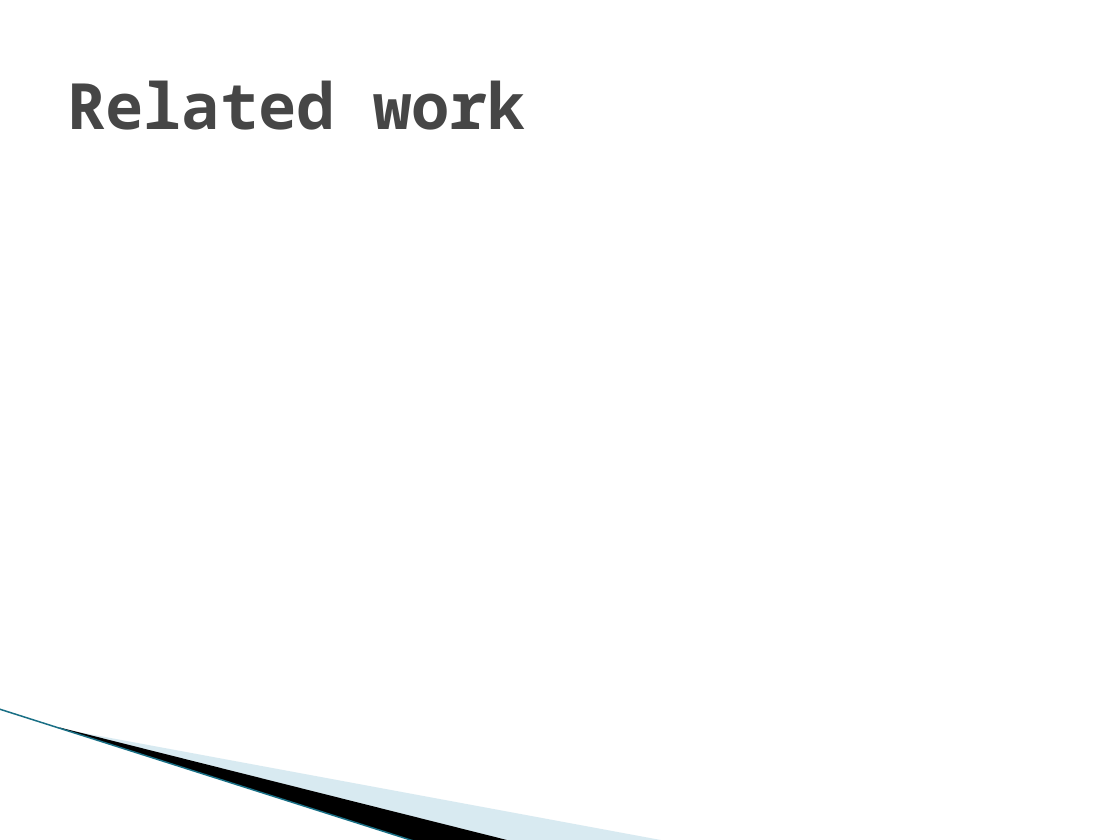
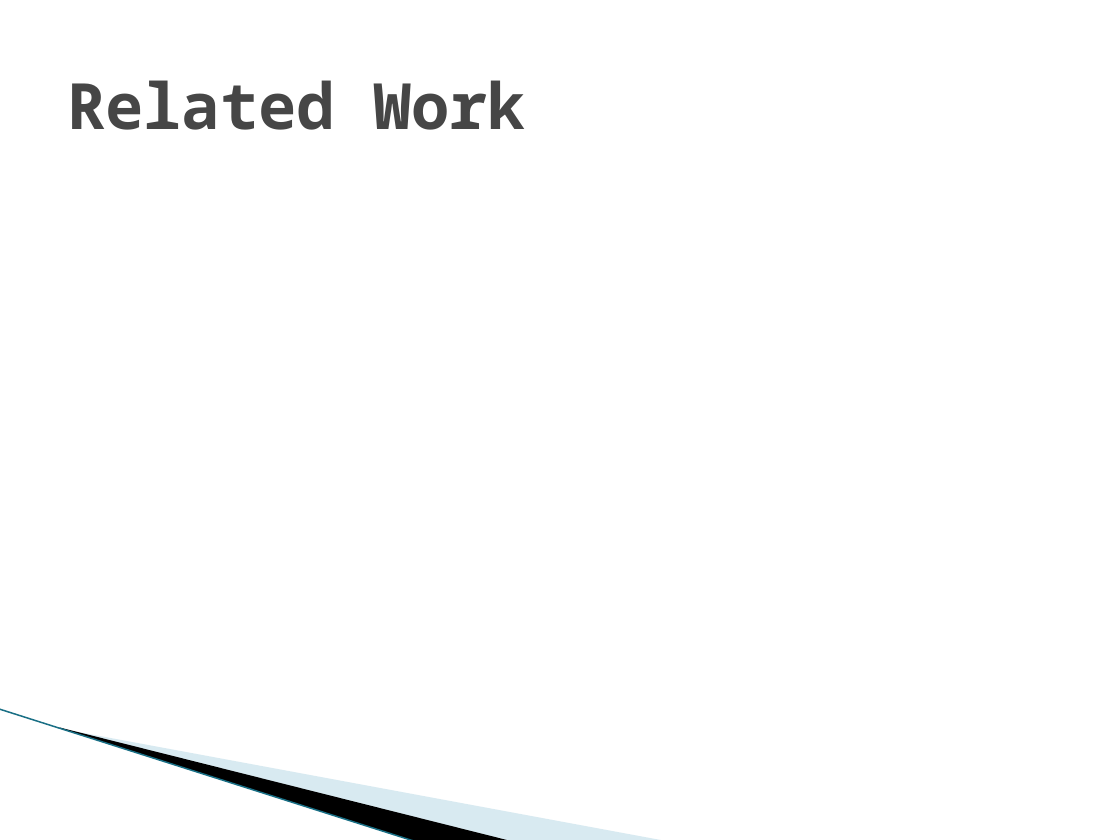
Before and after one commit to vfasburg/cse_825, a slide deck: slide 5 of Project/Final_Project_Presentation_Fasburg_Reiff_Thomas.pptx. Drawn at 1120x840 pixels with LibreOffice and Linux fonts; fonts in the diff are those of the drawing; background and template pictures are left out. Boxes give left, top, right and bottom in pixels: in the first picture for what was removed or moved away, otherwise in the second. Text is boxed around its words. In the diff, an @@ line names an element or a change of style, - is before the commit and + after.

```diff
--- a/Project/Final_Project_Presentation_Fasburg_Reiff_Thomas.pptx
+++ b/Project/Final_Project_Presentation_Fasburg_Reiff_Thomas.pptx
@@ title at <box>67,80,526,130</box>: text changed @@
-Related work
+Related Work
```
Also in this commit, not shown: 11 other slides changed, 3 slides added, 2 slides removed.
